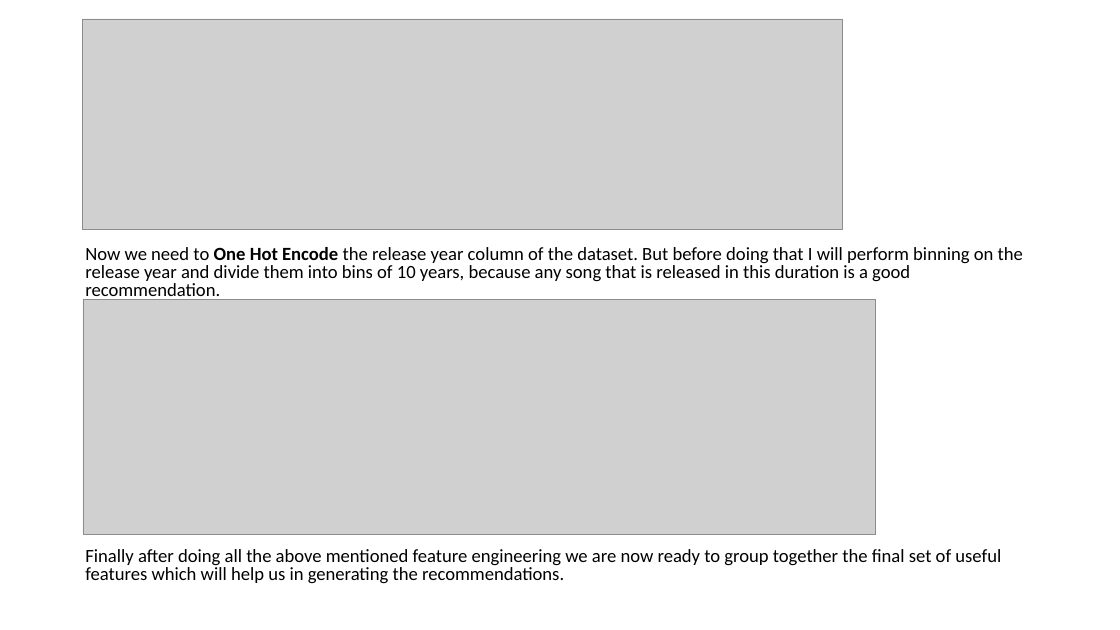
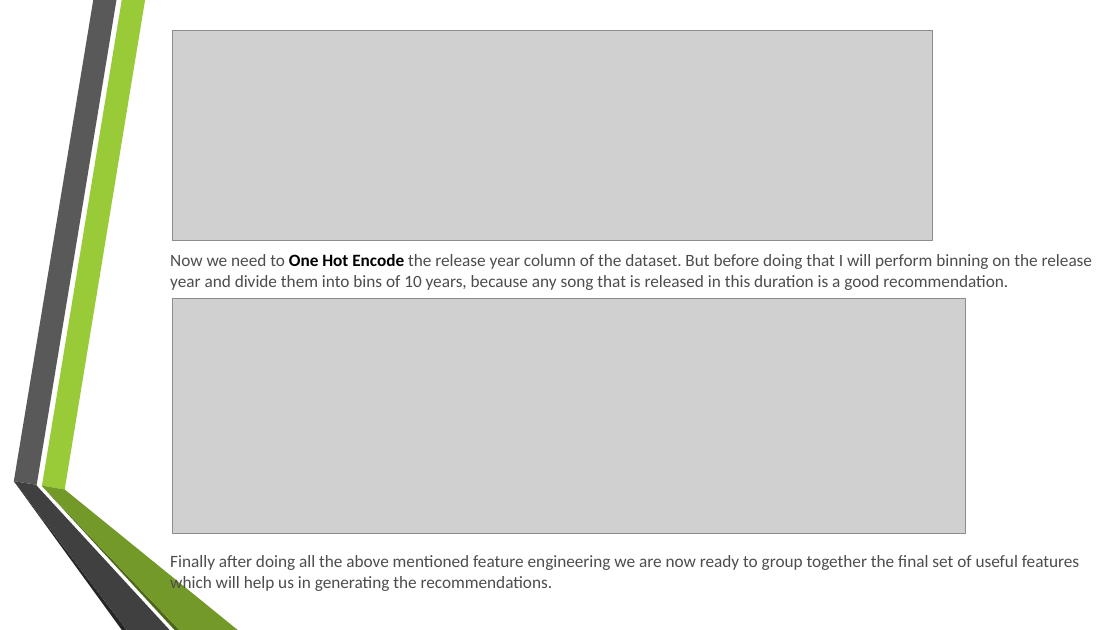
Before and after one commit to singharsh10/Music_Recommendation_System, a slide deck: slide 10 of Music_Recommendation_System.pptx. Drawn at 1120x630 pixels with LibreOffice and Linux fonts; fonts in the diff are those of the drawing; grey boxes stand for pictures; background and template pictures are left out. Boxes give left, top, right and bottom in pixels: in the first picture for what was removed or moved away, otherwise in the second. Text is boxed around its words. In the diff, an @@ line names an element or a change of style, - is before the commit and + after.

```diff
--- a/Music_Recommendation_System.pptx
+++ b/Music_Recommendation_System.pptx
@@ text "Now we need to One ...": place and size @@
-text "Now we need to One ..." at box(85, 247, 1023, 584)
+text "Now we need to One ..." at box(170, 254, 1092, 593)
@@ text "Now we need to One ..." at box(170, 254, 1092, 593): size 16 to 14.8 pt, text colour #000000 to #4D4D4D; line spacing 0.8 to 1; less space between paragraphs; vertical alignment top to middle @@
@@ picture: place and size @@
-picture at box(83, 19, 843, 229)
+picture at box(173, 30, 933, 240)
@@ picture: place and size @@
-picture at box(83, 300, 875, 534)
+picture at box(173, 299, 965, 534)
@@ group added at box(13, 0, 238, 630): 6 freeform shapes @@
```
Also in this commit, not shown: 14 other slides changed, 1 slide added, 1 slide removed.
